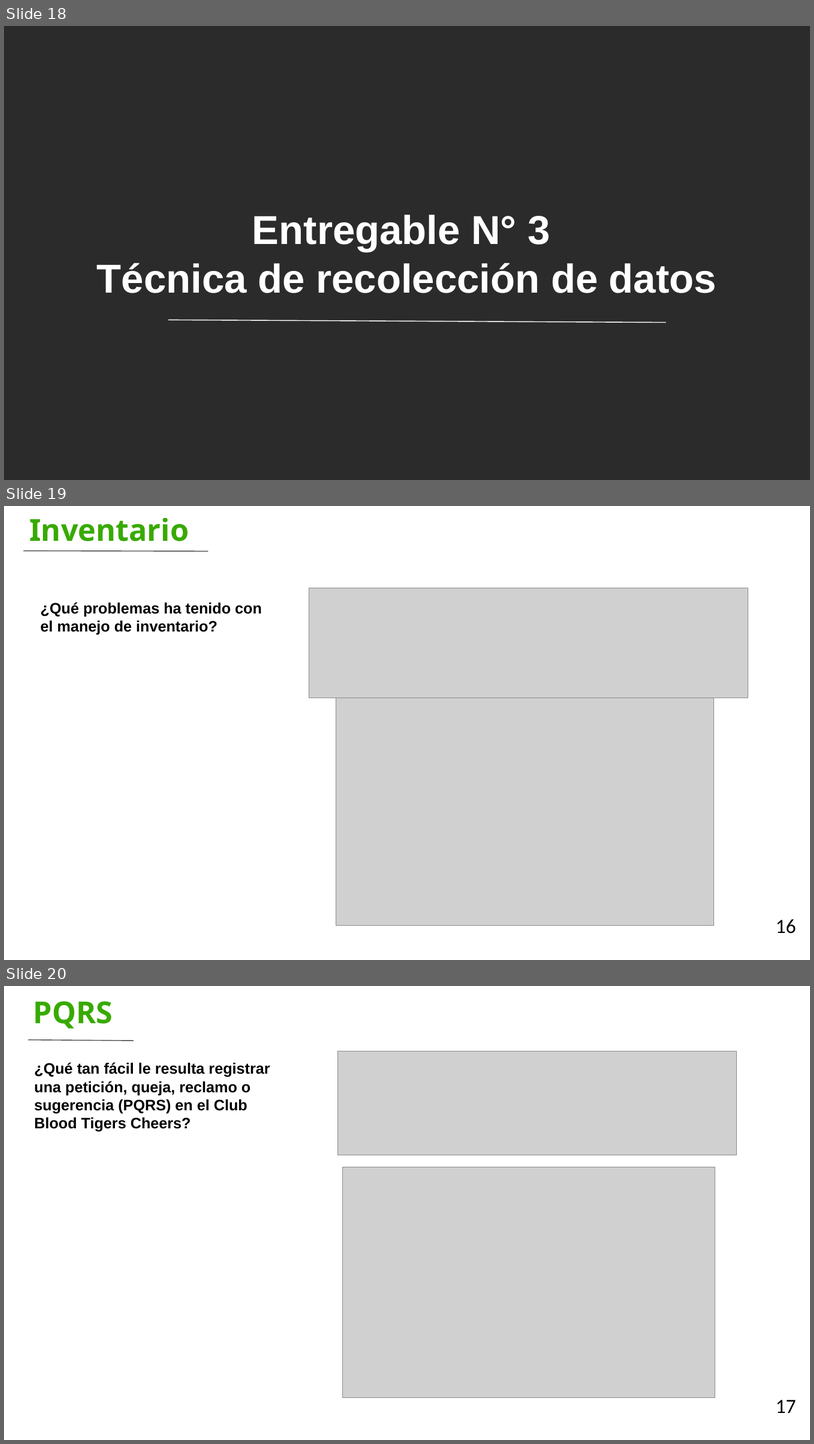
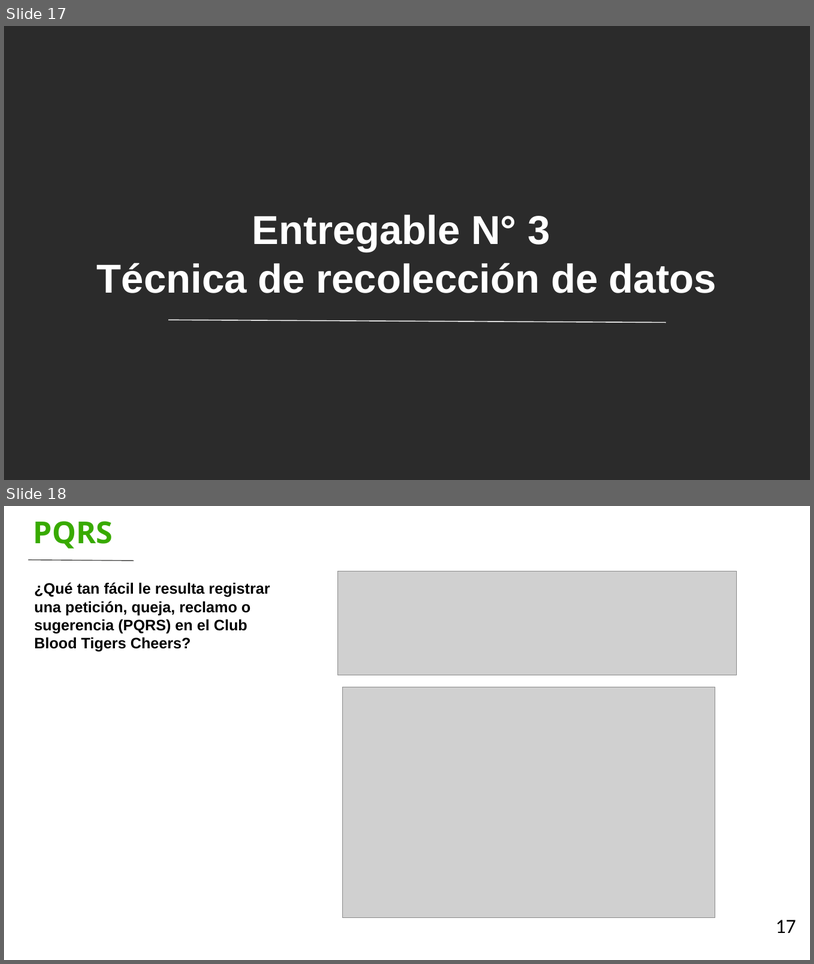
Before and after one commit to DONLEO21/Pruebas, a slide deck: Documentación/Presentacion_SENA_CheerClick_I.pptx. Shown one above the other, each under a label of ours: slides 18, 19 and 20 before the commit, slides 17 and 18 after it. The pictures are 814x1444 and 814x964 pixels, drawn with LibreOffice and Linux fonts; fonts in the diff are those of the drawing; grey boxes stand for pictures; background and template pictures are left out; a plain dark background stands for a picture behind light text. Boxes give left, top, right and bottom in pixels: in the first picture for what was removed or moved away, otherwise in the second. Text is boxed around its words. In the diff, an @@ line names an element or a change of style, - is before the commit and + after.

```diff
--- a/Documentación/Presentacion_SENA_CheerClick_I.pptx
+++ b/Documentación/Presentacion_SENA_CheerClick_I.pptx
@@ slide 19 removed at [4,506,810,960], background picture (left out) @@
@@ text removed at [29,517,189,541] @@
-Inventario
@@ line removed from (23, 551) to (209, 552) @@
@@ picture removed at [309,588,749,698] @@
@@ text removed at [41,602,262,635] @@
-¿Qué problemas ha tenido con el manejo de inventario?
@@ picture removed at [336,698,714,925] @@
@@ text removed at [776,919,797,933] @@
-16
@@ what was slide 18 is now slide 17 @@
@@ what was slide 20 is now slide 18 @@
```
Also in this commit, not shown: 6 slides changed, 1 other slide removed.
